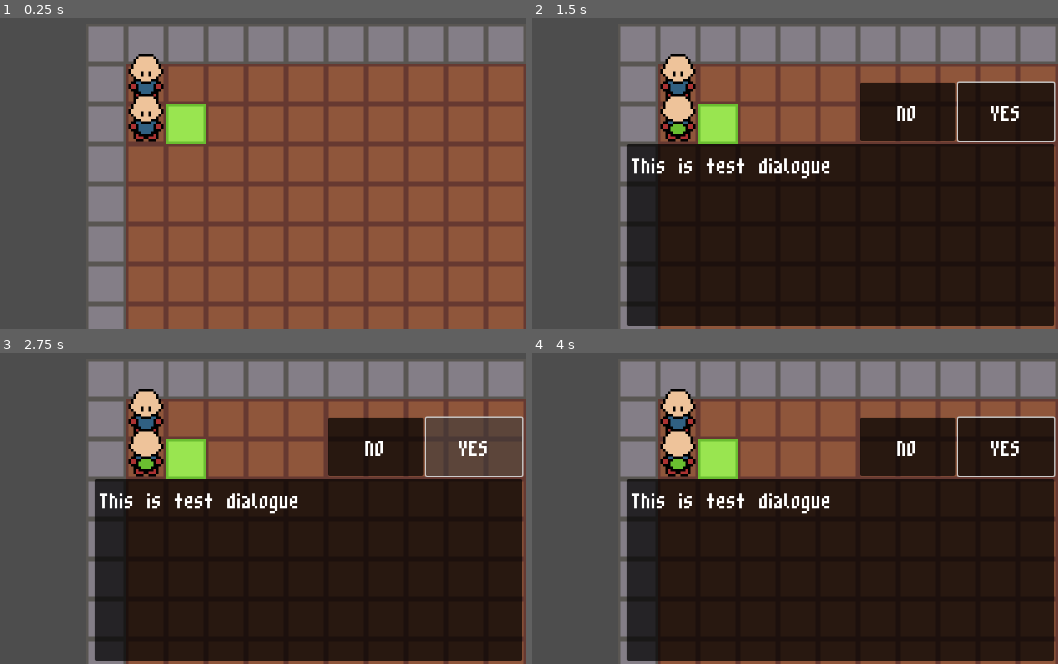
Above: before the commit, frames 1-4 (two rows, left to right).
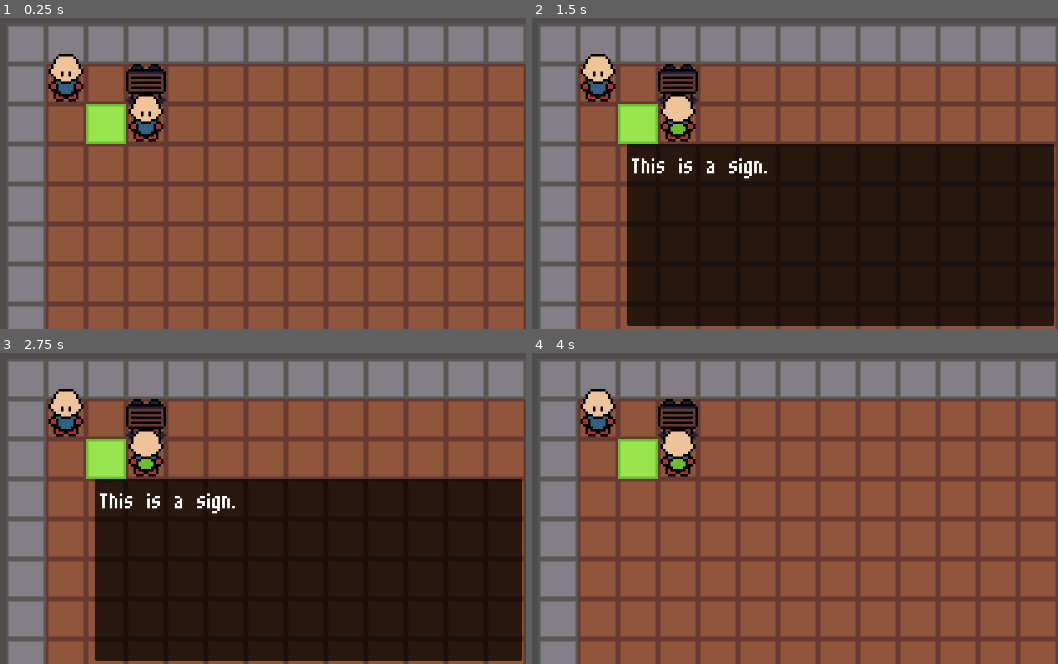
Above: after the commit, the same moments.

Repository: jevonsp/monster-tamer
Game: Godot game, scene res://main/main.tscn
The game is run twice, just before and just after one commit, with the same random seed, the same clock (stepped at 60 frames per second) and the same inputs.
Inputs (mouse positions are in pixels of both pictures, inside the frame that each line leads up to):
- Up to frame 1 (0.25 s): no input
- Up to frame 2 (1.5 s): tap Enter at 0.5 s; move the mouse to (700, 101) at 0.52 s; hold Space (yes) 0.53-1.28 s; hold W (up) from 0.53 s (still down); click (700, 101) at 0.67 s; move the mouse to (616, 105) at 1.27 s; tap Space (yes) at 1.35 s
- Up to frame 3 (2.75 s): release W (up) at 2 s; click (473, 446) at 2 s, where only the run before the commit has a clickable "YES"
- Up to frame 4 (4 s): click (905, 446) at 2.75 s, where only the run before the commit has a clickable "NO"; tap Enter at 3.5 s; move the mouse to (679, 430) at 3.52 s; hold W (up) from 3.53 s (still down); hold Shift from 3.53 s (still down); tap Space (yes) at 3.8 s

The runs differ from the first frame. In frame 1, 22% of the frame differs, in the area x 1-40%, y 2-100%; in frame 2, 26%; in frame 3, 26%; in frame 4, 73%, in the area x 1-100%, y 2-100%.

Commit message:
Added Static Objects + Fixed Bug
Toggle question was triggering even when it shouldn't. Added a clause to protect from that.

Diff:
--- a/main/main.tscn
+++ b/main/main.tscn
@@ -4,15 +4,16 @@
 [ext_resource type="Script" uid="uid://caqok8yjmcdwq" path="res://main/main.gd" id="1_xwkvk"]
 [ext_resource type="PackedScene" uid="uid://b53xyioxfsk5v" path="res://maps/test_map.tscn" id="2_pjrb6"]
 [ext_resource type="PackedScene" uid="uid://dohpco4ojenuk" path="res://ui/summary.tscn" id="3_na0o7"]
-[ext_resource type="PackedScene" uid="uid://ba2j8pt8gyeia" path="res://world_objects/wild_zone.tscn" id="4_c651c"]
-[ext_resource type="Script" uid="uid://d1pbkl87o0kqt" path="res://world_objects/EncounterEntry.gd" id="5_kfbq2"]
+[ext_resource type="PackedScene" uid="uid://ba2j8pt8gyeia" path="res://world_objects/encounter/wild_zone.tscn" id="4_c651c"]
+[ext_resource type="Script" uid="uid://d1pbkl87o0kqt" path="res://world_objects/encounter/EncounterEntry.gd" id="5_kfbq2"]
 [ext_resource type="PackedScene" uid="uid://bnqog2bk3p7mv" path="res://battle/battle.tscn" id="7_4dugh"]
 [ext_resource type="Resource" uid="uid://cvmykrss1u38p" path="res://monsters/pyro_badger/pyro_badger.tres" id="7_grrlh"]
-[ext_resource type="PackedScene" uid="uid://b0vyjd3isbdso" path="res://npc/npc.tscn" id="8_67ri8"]
+[ext_resource type="PackedScene" uid="uid://b0vyjd3isbdso" path="res://world_objects/interactable/npc/npc.tscn" id="8_67ri8"]
 [ext_resource type="PackedScene" uid="uid://cxpdnabe54fq0" path="res://ui/overworld_text_box.tscn" id="9_grrlh"]
-[ext_resource type="PackedScene" uid="uid://jmc7gqpbmo2n" path="res://npc/components/npc_respawn_component.tscn" id="10_0i4oc"]
+[ext_resource type="PackedScene" uid="uid://jmc7gqpbmo2n" path="res://world_objects/interactable/npc/components/npc_respawn_component.tscn" id="10_0i4oc"]
 [ext_resource type="PackedScene" uid="uid://drjlut2xdgcjc" path="res://ui/menu.tscn" id="11_bsumw"]
 [ext_resource type="PackedScene" uid="uid://yx0hpdrx2je4" path="res://ui/party.tscn" id="12_fwcvl"]
+[ext_resource type="PackedScene" uid="uid://2cylrl5md0pt" path="res://world_objects/interactable/static_object/sign.tscn" id="14_73k8k"]
 
 [sub_resource type="Resource" id="Resource_fwcvl"]
 script = ExtResource("5_kfbq2")
@@ -58,7 +59,7 @@
 [node name="TestMap" parent="." unique_id=322966199 instance=ExtResource("2_pjrb6")]
 
 [node name="Player" parent="." unique_id=930582059 instance=ExtResource("1_53q0u")]
-position = Vector2(16, 32)
+position = Vector2(48, 32)
 WALK_SPEED = 4.5
 
 [node name="WildZone" parent="." unique_id=304061207 instance=ExtResource("4_c651c")]
@@ -77,3 +78,7 @@
 is_question = true
 
 [node name="NPCRespawnComponent" parent="NPC" unique_id=1019413968 instance=ExtResource("10_0i4oc")]
+
+[node name="Sign" parent="." unique_id=425176937 instance=ExtResource("14_73k8k")]
+position = Vector2(48, 16)
+text = Array[String](["This is a sign."])
--- a/ui/overworld_text_box.gd
+++ b/ui/overworld_text_box.gd
@@ -109,7 +109,8 @@
 
 
 func _clean_up() -> void:
-	_toggle_questions_visible()
+	if yes_button.visible:
+		_toggle_questions_visible()
 	_toggle_visible()
 	main_label.text = ""
 	processing = false
--- a/world_objects/encounter_zone.tscn
+++ b/world_objects/encounter/encounter_zone.tscn
@@ -1,6 +1,6 @@
 [gd_scene format=3 uid="uid://dlh0w2vp5wgb2"]
 
-[ext_resource type="Script" uid="uid://jd2ymrm11mwn" path="res://world_objects/encounter_zone.gd" id="1_yjj11"]
+[ext_resource type="Script" uid="uid://jd2ymrm11mwn" path="res://world_objects/encounter/encounter_zone.gd" id="1_yjj11"]
 
 [sub_resource type="RectangleShape2D" id="RectangleShape2D_xwkvk"]
 size = Vector2(16, 16)
--- a/world_objects/wild_zone.tscn
+++ b/world_objects/encounter/wild_zone.tscn
@@ -1,6 +1,6 @@
 [gd_scene format=3 uid="uid://ba2j8pt8gyeia"]
 
-[ext_resource type="Script" uid="uid://b58edjmofnkx6" path="res://world_objects/wild_zone.gd" id="1_g5pdr"]
+[ext_resource type="Script" uid="uid://b58edjmofnkx6" path="res://world_objects/encounter/wild_zone.gd" id="1_g5pdr"]
 
 [node name="WildZone" type="Area2D" unique_id=304061207]
 script = ExtResource("1_g5pdr")
--- a/npc/npc.tscn
+++ b/world_objects/interactable/npc/npc.tscn
@@ -1,7 +1,7 @@
 [gd_scene format=3 uid="uid://b0vyjd3isbdso"]
 
 [ext_resource type="Texture2D" uid="uid://dmemkc7d8fav6" path="res://player/player_sprite_sheet.png" id="1_2xp5l"]
-[ext_resource type="Script" uid="uid://bnutwr2lh7i8r" path="res://npc/npc.gd" id="1_nhy3c"]
+[ext_resource type="Script" uid="uid://bnutwr2lh7i8r" path="res://world_objects/interactable/npc/npc.gd" id="1_nhy3c"]
 
 [sub_resource type="RectangleShape2D" id="RectangleShape2D_gfcum"]
 size = Vector2(16, 16)
--- /dev/null
+++ b/world_objects/interactable/static_object/sign.tscn
@@ -0,0 +1,19 @@
+[gd_scene format=3 uid="uid://2cylrl5md0pt"]
+
+[ext_resource type="Texture2D" uid="uid://b3uqijcjsxeo1" path="res://world_objects/interactable/static_object/sign.png" id="1_e1i4d"]
+[ext_resource type="Script" uid="uid://coeqvjr4redi5" path="res://world_objects/interactable/static_object/static_object.gd" id="1_eferr"]
+
+[sub_resource type="RectangleShape2D" id="RectangleShape2D_eferr"]
+size = Vector2(16, 16)
+
+[node name="Sign" type="StaticBody2D" unique_id=425176937 groups=["interactable"]]
+collision_layer = 8
+script = ExtResource("1_eferr")
+
+[node name="Sprite2D" type="Sprite2D" parent="." unique_id=1075121401]
+position = Vector2(8, 8)
+texture = ExtResource("1_e1i4d")
+
+[node name="CollisionShape2D" type="CollisionShape2D" parent="." unique_id=351896430]
+position = Vector2(8, 8)
+shape = SubResource("RectangleShape2D_eferr")
--- /dev/null
+++ b/world_objects/interactable/static_object/static_object.gd
@@ -0,0 +1,12 @@
+extends StaticBody2D
+
+@export_multiline var text: Array[String] = [""]
+@export var is_autocomplete: bool = false
+@export var is_question: bool = false
+
+func interact(body: CharacterBody2D) -> void:
+	if not body.is_in_group("player"):
+		printerr("Static Obj %s interacted with by Body %s,\nThis should never happen.\nExiting interact()")
+		return
+	if text != [""]:
+		Global.send_overworld_text_box.emit(self, text, is_autocomplete, is_question)
Renamed: world_objects/EncounterEntry.gd -> world_objects/encounter/EncounterEntry.gd
Renamed: world_objects/EncounterEntry.gd.uid -> world_objects/encounter/EncounterEntry.gd.uid
Renamed: world_objects/encounter_zone.gd -> world_objects/encounter/encounter_zone.gd
Renamed: world_objects/encounter_zone.gd.uid -> world_objects/encounter/encounter_zone.gd.uid
Renamed: world_objects/wild_zone.gd -> world_objects/encounter/wild_zone.gd
Renamed: world_objects/wild_zone.gd.uid -> world_objects/encounter/wild_zone.gd.uid
Renamed: npc/components/NPCComponent.gd -> world_objects/interactable/npc/components/NPCComponent.gd
Renamed: npc/components/NPCComponent.gd.uid -> world_objects/interactable/npc/components/NPCComponent.gd.uid
Renamed: npc/components/npc_respawn_component.tscn -> world_objects/interactable/npc/components/npc_respawn_component.tscn
Renamed: npc/npc.gd -> world_objects/interactable/npc/npc.gd
Renamed: npc/npc.gd.uid -> world_objects/interactable/npc/npc.gd.uid
Binary file added: world_objects/interactable/static_object/sign.png
(and 2 more such lines)
